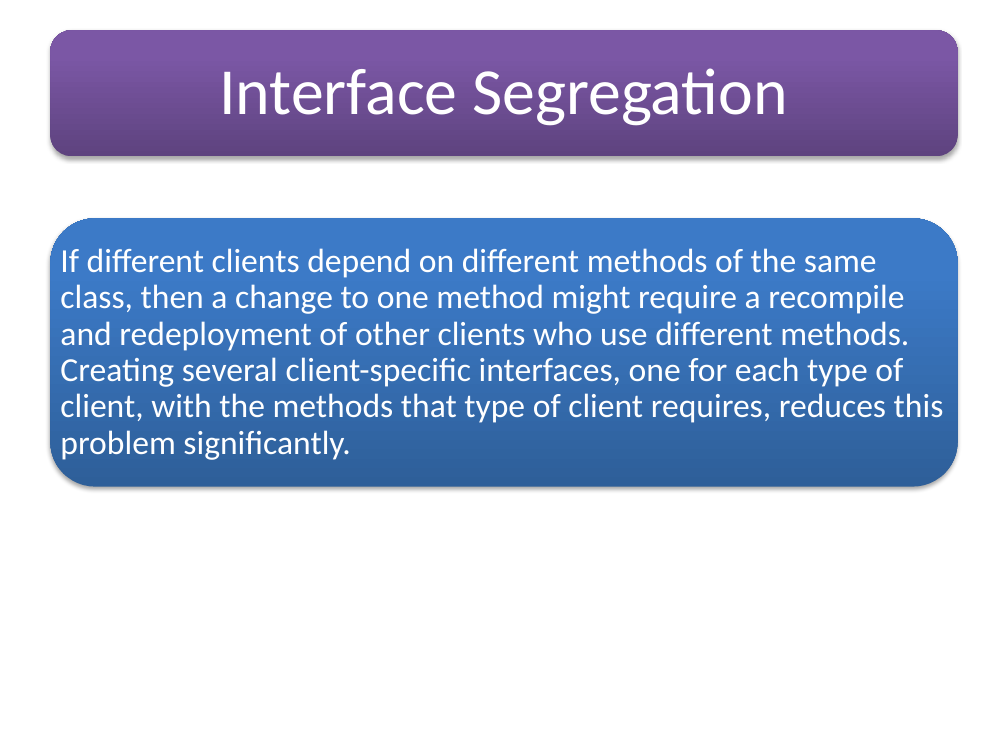
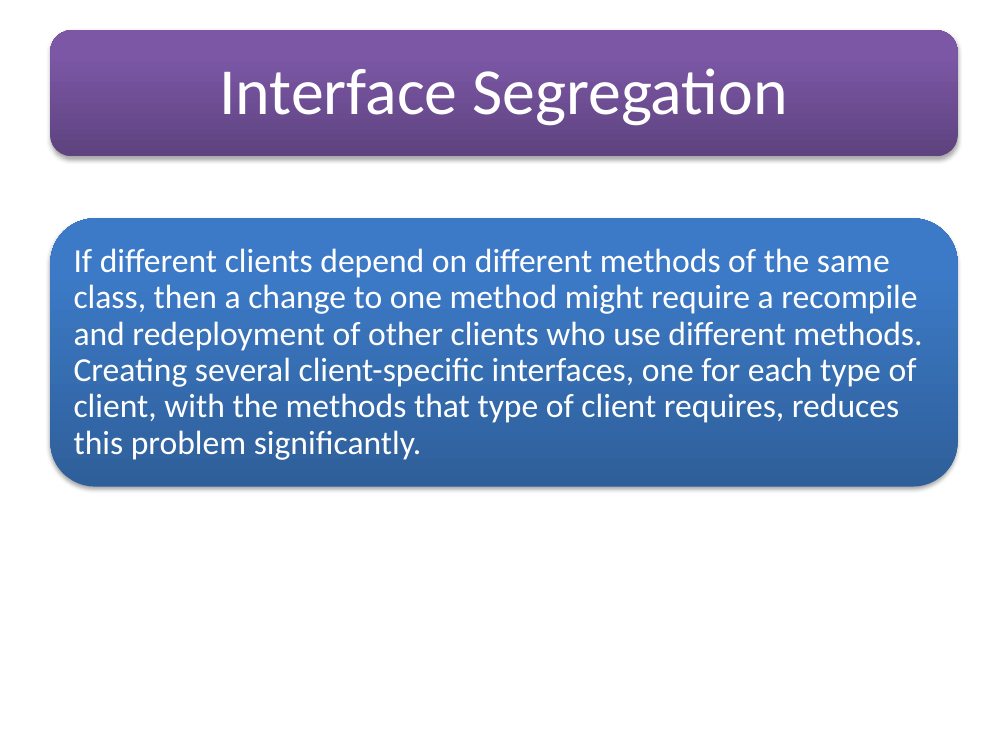
Before and after one commit to soyebparvez/DesignPatternData, a slide deck: slide 18 of Design Principle.pptx. Drawn at 1008x756 pixels with LibreOffice and Linux fonts; fonts in the diff are those of the drawing. Boxes give left, top, right and bottom in pixels: in the first picture for what was removed or moved away, otherwise in the second. Text is boxed around its words. In the diff, an @@ line names an element or a change of style, - is before the commit and + after.

```diff
--- a/Design Principle.pptx
+++ b/Design Principle.pptx
@@ text "If different clients depend on ..." rewrapped from (60,248,944,460) to (74,248,922,460) @@
```
Also in this commit, not shown: 18 other slides changed.
